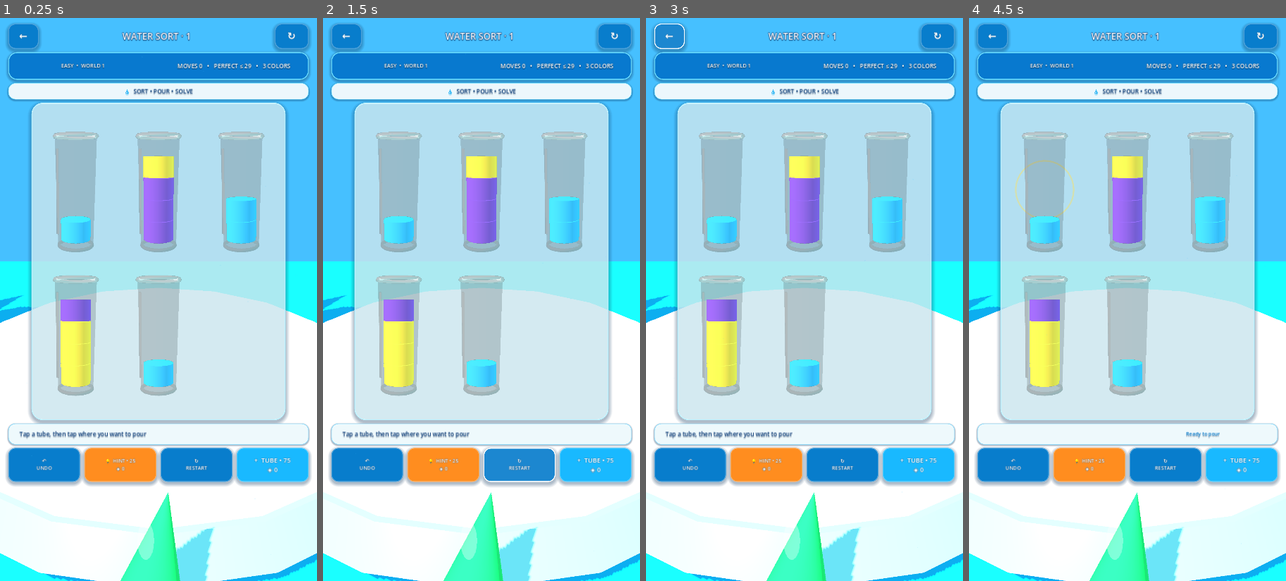
Above: before the commit, frames 1-4 (left to right).
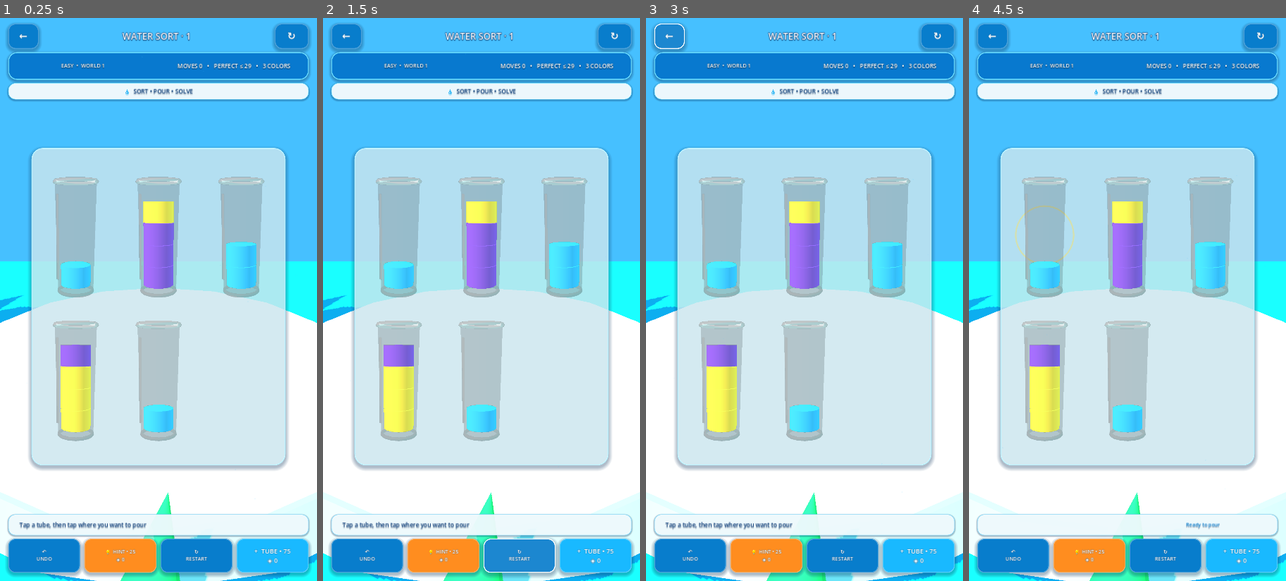
Above: after the commit, the same moments.

Repository: eghosa001/unjam
Game: Godot game, scene res://scenes/WaterSort.tscn
Same seed, same stepped clock (60 frames per second), same inputs: the game is played once before the commit and once after it. This scene is started directly instead of the project's main scene.
Inputs (mouse positions are in pixels of both pictures, inside the frame that each line leads up to):
- Up to frame 1 (0.25 s): no input
- Up to frame 2 (1.5 s): click "↻ RESTART" at 0.5 s; click "↻ RESTART" at 1.25 s
- Up to frame 3 (3 s): click "↻ RESTART" at 2 s; click "←" at 2.75 s
- Up to frame 4 (4.5 s): click "↻" at 3.5 s; click (1045, 192) at 4.27 s

The runs differ from the first frame. In frame 1, 35% of the frame differs, in the area x 1-99%, y 15-100%; in frame 2, 35%; in frame 3, 35%; in frame 4, 35%.

Commit message:
Complete tall-screen gameplay spacing fix

Diff:
--- a/scripts/game/water_sort_casual.gd
+++ b/scripts/game/water_sort_casual.gd
@@ -84,7 +84,7 @@
 
 	var center := CenterContainer.new()
 	center.name = "GameplayStageHolder"
-	center.size_flags_vertical = Control.SIZE_SHRINK_BEGIN
+	center.size_flags_vertical = Control.SIZE_EXPAND_FILL
 	root.add_child(center)
 	var stage := PanelContainer.new()
 	stage.name = "GameplayStage"
--- a/tests/validate_compact_gameplay_stack.gd
+++ b/tests/validate_compact_gameplay_stack.gd
@@ -1,9 +1,13 @@
 extends SceneTree
+
+const TALL_VIEWPORT := Vector2i(1080, 1920)
+const MAX_TRAILING_ACTION_GAP := 180.0
 
 func _initialize() -> void:
 	call_deferred("_run")
 
 func _run() -> void:
+	root.size = TALL_VIEWPORT
 	var failures: Array[String] = []
 	await _check_scene("res://scenes/WaterSort.tscn", "GameplayStageHolder", failures)
 	await _check_scene("res://scenes/Game.tscn", "GameplayBoardHolder", failures)
@@ -30,13 +34,20 @@
 		scene.queue_free()
 		await process_frame
 		return
-	if holder.size_flags_vertical == Control.SIZE_EXPAND_FILL:
-		failures.append("%s still expands the gameplay holder vertically" % path)
+	if holder.size_flags_vertical != Control.SIZE_EXPAND_FILL:
+		failures.append("%s gameplay holder does not absorb tall-screen surplus height" % path)
 	if holder.get_child_count() == 0 or not (holder.get_child(0) is Control):
 		failures.append("%s holder has no visual gameplay child" % path)
 	else:
 		var visual := holder.get_child(0) as Control
-		if visual.position.y > 24.0:
-			failures.append("%s gameplay visual floats %.1fpx below its holder top" % [path, visual.position.y])
+		if visual.get_global_rect().end.y > holder.get_global_rect().end.y + 1.0:
+			failures.append("%s gameplay visual spills below its holder" % path)
+	var actions := scene.find_child("CompactGameActions", true, false) as Control
+	if actions == null:
+		failures.append("%s missing CompactGameActions" % path)
+	else:
+		var trailing_gap := root.get_visible_rect().size.y - actions.get_global_rect().end.y
+		if trailing_gap > MAX_TRAILING_ACTION_GAP:
+			failures.append("%s leaves %.1fpx unused below gameplay actions on a tall phone" % [path, trailing_gap])
 	scene.queue_free()
 	await process_frame
